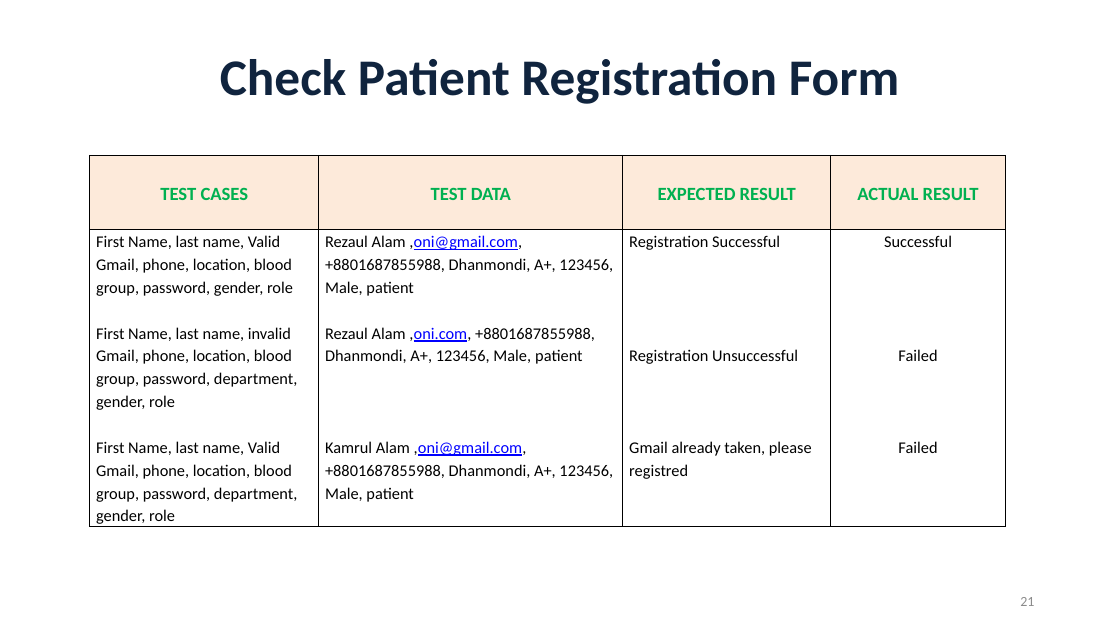
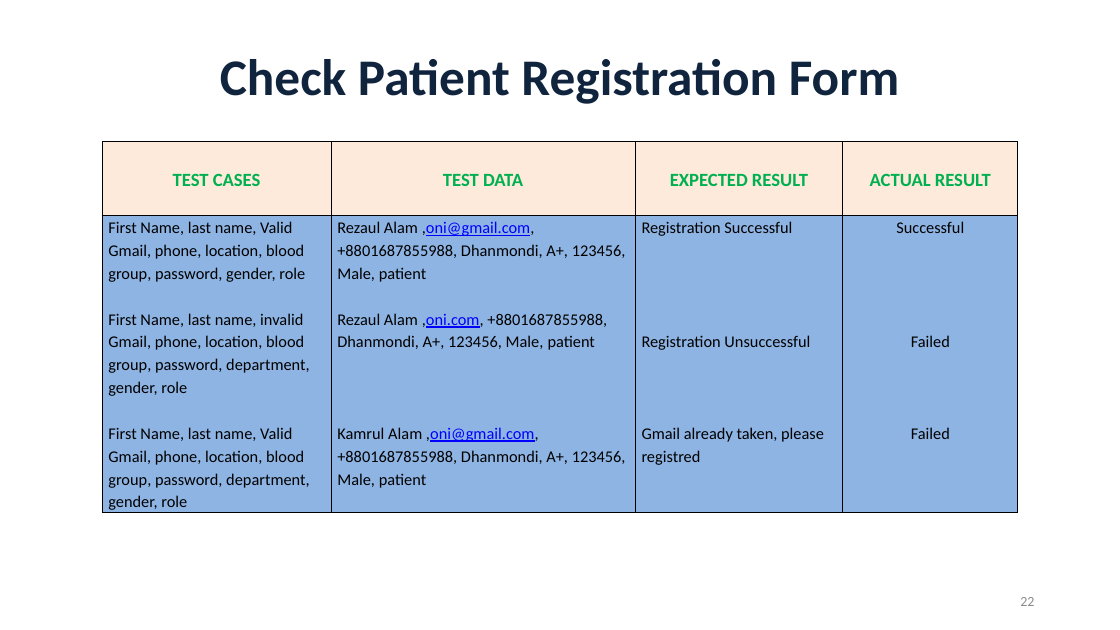
Before and after one commit to RezaulAlamOni/Project-Book-Appointment-Booking-, a slide deck: slide 22 of AppointmentSystem.pptx (slide 21 before the commit). Drawn at 1120x630 pixels with LibreOffice and Linux fonts; fonts in the diff are those of the drawing. Boxes give left, top, right and bottom in pixels: in the first picture for what was removed or moved away, otherwise in the second. Text is boxed around its words. In the diff, an @@ line names an element or a change of style, - is before the commit and + after.

```diff
--- a/AppointmentSystem.pptx
+++ b/AppointmentSystem.pptx
@@ table at (103,141,1018,514) @@
@@ fill none to #8EB4E3 in row 2 @@
@@ table: place and size @@
-table at (90,155,1006,528)
+table at (103,141,1018,514)
@@ page number at (1020,597,1034,606): text changed @@
-21
+22
```
Also in this commit, not shown: 10 other slides changed, 1 slide added, 6 other files.
